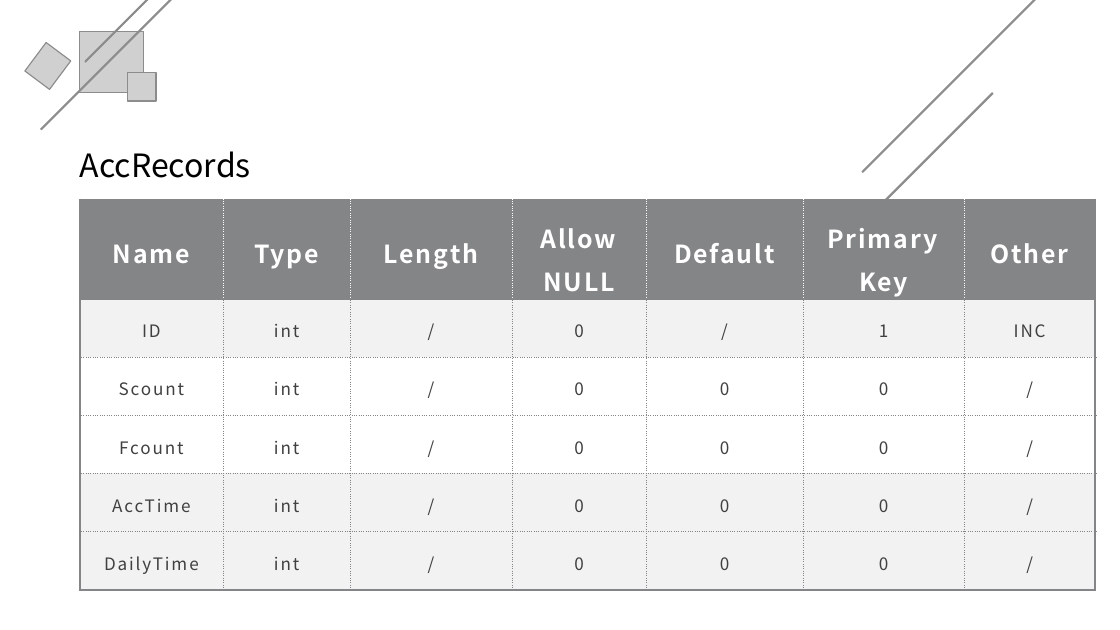
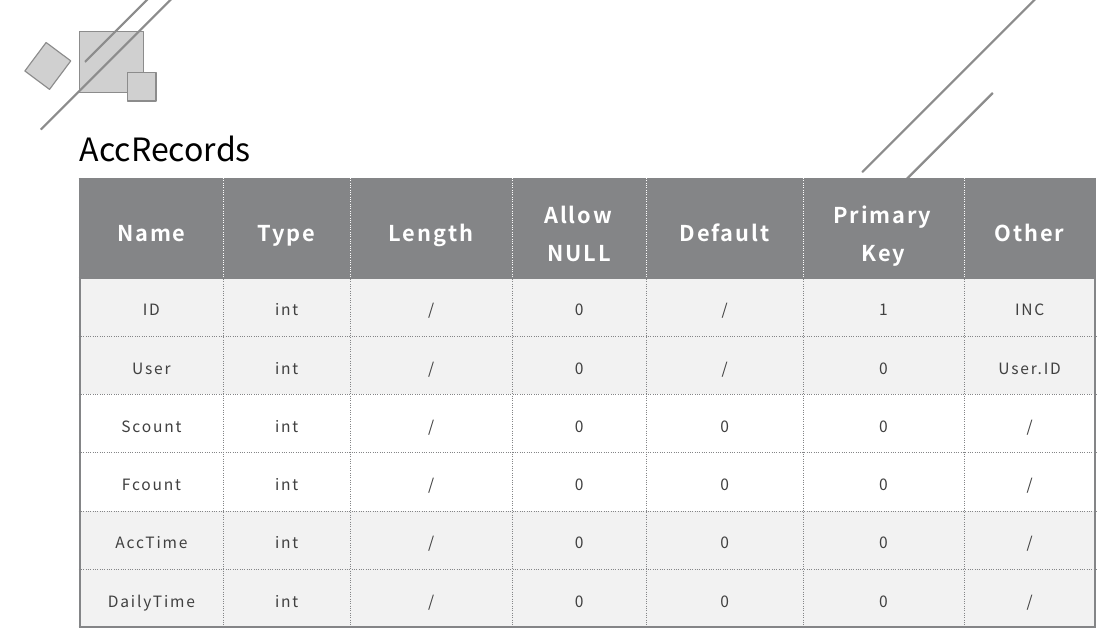
Before and after one commit to xubanxian233/teamProjiect, a slide deck: slide 16 of 文档/TimeMaster_数据库设计答辩.pptx. Drawn at 1120x630 pixels with LibreOffice and Linux fonts; fonts in the diff are those of the drawing; grey boxes stand for pictures. Boxes give left, top, right and bottom in pixels: in the first picture for what was removed or moved away, otherwise in the second. Text is boxed around its words. In the diff, an @@ line names an element or a change of style, - is before the commit and + after.

```diff
--- a/文档/TimeMaster_数据库设计答辩.pptx
+++ b/文档/TimeMaster_数据库设计答辩.pptx
@@ text "AccRecords" moved from (x1=80, y1=151, x2=251, y2=178) to (x1=80, y1=135, x2=251, y2=162) @@
@@ table at (x1=80, y1=179, x2=1096, y2=627) @@
+row 3: User | int | / | 0 | / | 0 | User.ID
@@ table resized from (x1=80, y1=199, x2=1096, y2=589) to (x1=80, y1=179, x2=1096, y2=627) @@
```
Also in this commit, not shown: 3 other slides changed, 1 other file.
